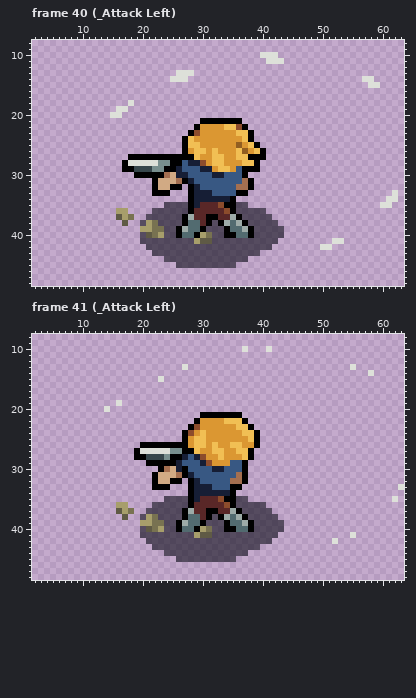
One commit to this pixel-art file: Game Art/Character/Enthraz Animations.aseprite. Above, as it was before the edit.
64x64 pixels, 88 frames. Shown: frame 40 (_Attack Left): x 2..63, y 8..48; frame 41 (_Attack Left): x 2..63, y 8..48. The commit also changed other frames, which this record leaves out.
And afterwards:
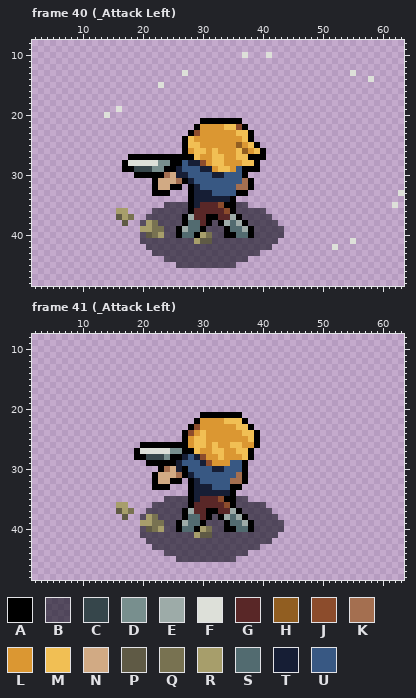
Palette (. is transparent): A #000000  B #090a1496  C #36464b  D #788f8e  E #9daba8  F #dde0d9  G #592727  H #915e21  J #8c4c2c  K #a46f50  L #db9732  M #f1bf54  N #d1aa84  P #5f5a45  Q #787251  R #a79e6b  S #526b70  T #161e35  U #385883
Log entry: Attack Redirection fixed
What changed:
Frame 40 (_Attack Left), layer "VFX":
The edit adds colour F in row 10 at x 37; in row 13 at x 55; in row 15 at x 23; in row 20 at x 14; in row 33 at x 63; in row 35 at x 62.
The edit adds colour F in row 41 at x 55; in row 42 at x 52.
Colour F is removed in row 10 at x 40 and 42; in row 11 at x 41 to 43; in row 13 at x 26 and 28; in row 14 at x 25 to 27 and 57; in row 15 at x 58 to 59; in row 18 at x 18.
Colour F is removed in row 19 at x 17; in row 20 at x 15 to 16; in row 33 at x 62; in row 34 at x 61 to 62; in row 35 at x 60 to 61; in row 41 at x 52 to 53.
Colour F is removed in row 42 at x 50 to 51.
Frame 41 (_Attack Left), layer "VFX":
Colour F is removed in row 10 at x 37 and 41; in row 13 at x 27 and 55; in row 14 at x 58; in row 15 at x 23; in row 19 at x 16; in row 20 at x 14.
Colour F is removed in row 33 at x 63; in row 35 at x 62; in row 41 at x 55; in row 42 at x 52.
